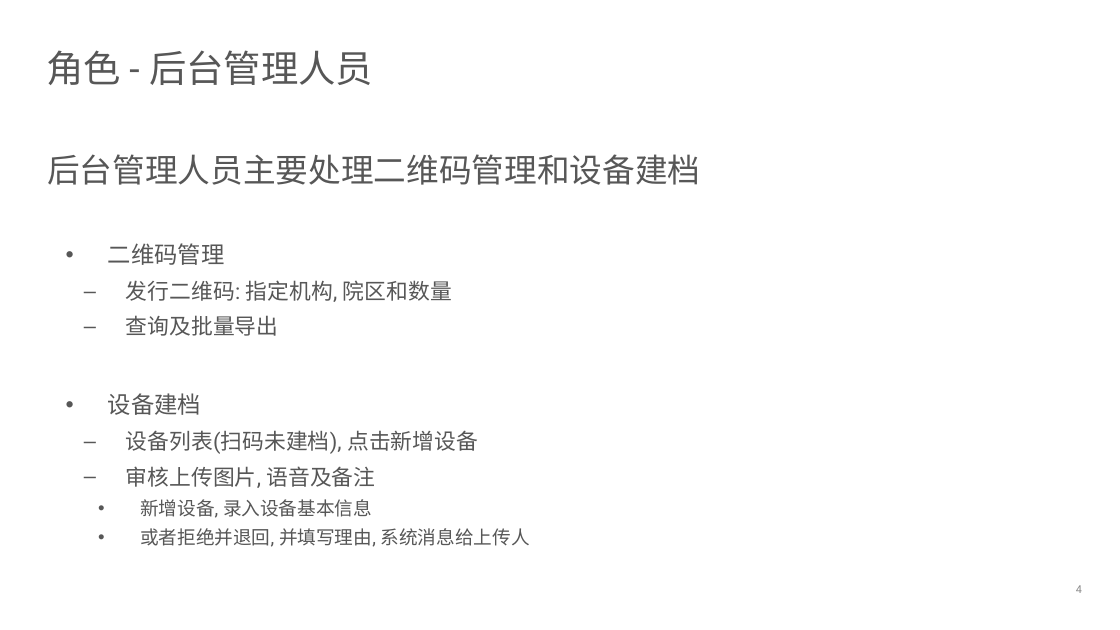
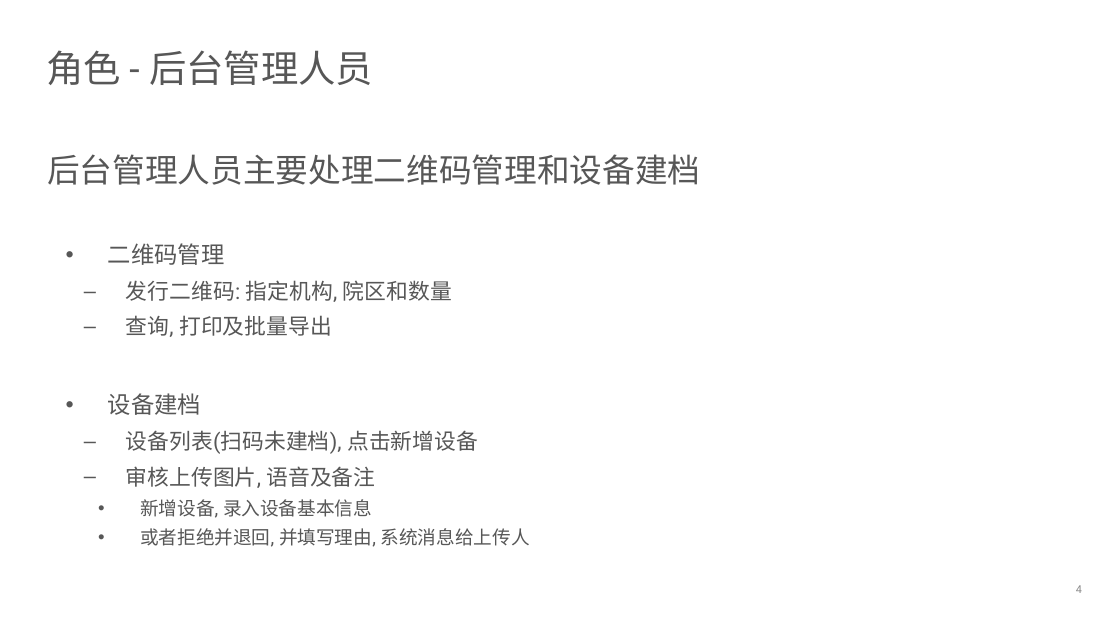
Before and after one commit to devhotmail/APMHome, a slide deck: slide 4 of Document/APM_userstories.pptx. Drawn at 1120x630 pixels with LibreOffice and Linux fonts; fonts in the diff are those of the drawing; background and template pictures are left out. Boxes give left, top, right and bottom in pixels: in the first picture for what was removed or moved away, otherwise in the second. Text is boxed around its words. In the diff, an @@ line names an element or a change of style, - is before the commit and + after.

```diff
--- a/Document/APM_userstories.pptx
+++ b/Document/APM_userstories.pptx
@@ text at (126, 315, 332, 337): text changed @@
-    – 查询及批量导出
+    – 查询, 打印及批量导出
```
Also in this commit, not shown: 11 other slides changed.
